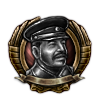
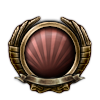
Comparing the layer stacks of the two 100x100 images. Changes:
hid group "Копия Группа слоёв" (5 layers) over [21, 15, 76, 79]
hid "Слой 14 #1" over [29, 25, 74, 79]
hid "Вставленный слой #3" over [32, 20, 52, 41]
hid group "г" (2 layers) over [21, 15, 76, 79]
hid "Слой 14" over [21, 15, 76, 79]